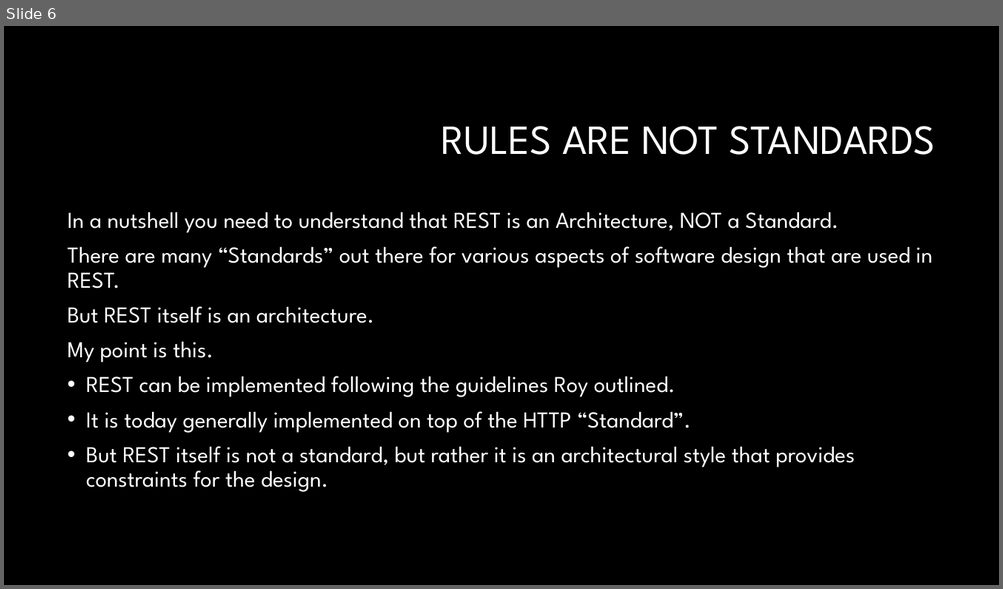
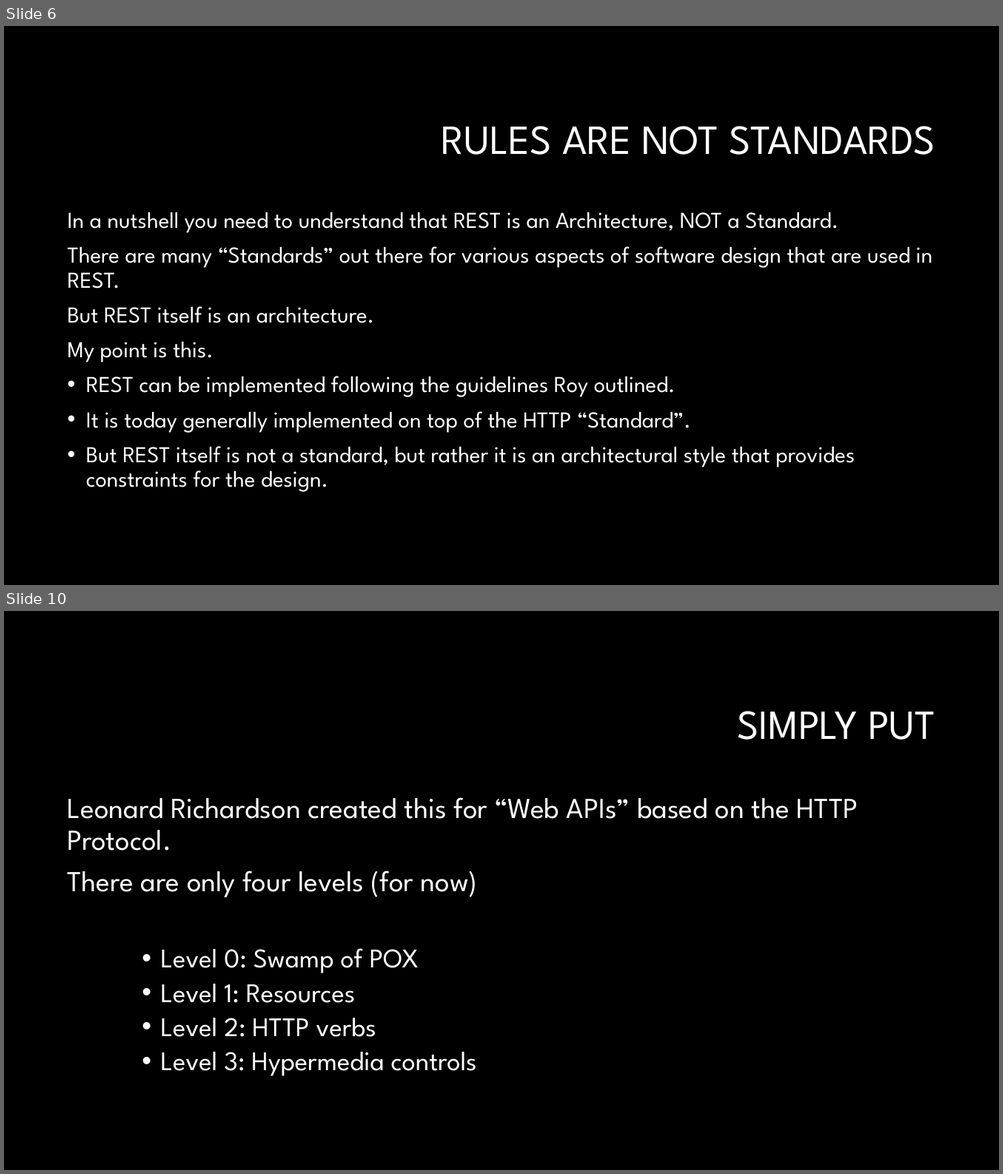
Before and after one commit to RonGarlit/RESTfulApiDemo, a slide deck: RESTful API the HATEOAS Way.pptx. Shown one above the other, each under a label of ours: slide 6 before the commit, slides 6 and 10 after it; the slides between them are not shown. The pictures are 1003x589 and 1003x1174 pixels, drawn with LibreOffice and Linux fonts; fonts in the diff are those of the drawing; background and template pictures are left out. Boxes give left, top, right and bottom in pixels: in the first picture for what was removed or moved away, otherwise in the second. Text is boxed around its words. In the diff, an @@ line names an element or a change of style, - is before the commit and + after.

```diff
--- a/RESTful API the HATEOAS Way.pptx
+++ b/RESTful API the HATEOAS Way.pptx
@@ slide 10 added at (4,611,999,1170), background #000000 @@
@@ title added at (737,711,935,740), 40 pt, text #FFFFFF @@
+SIMPLY PUT
@@ text added at (68,797,858,1076), 28 pt, text #FFFFFF @@
+Leonard Richardson created this for “Web APIs” based on the HTTP Protocol.
+There are only four levels (for now)
+    • Level 0: Swamp of POX
+    • Level 1: Resources
+    • Level 2: HTTP verbs
+    • Level 3: Hypermedia controls
```
Also in this commit, not shown: 1 slide changed, 9 other slides added.
